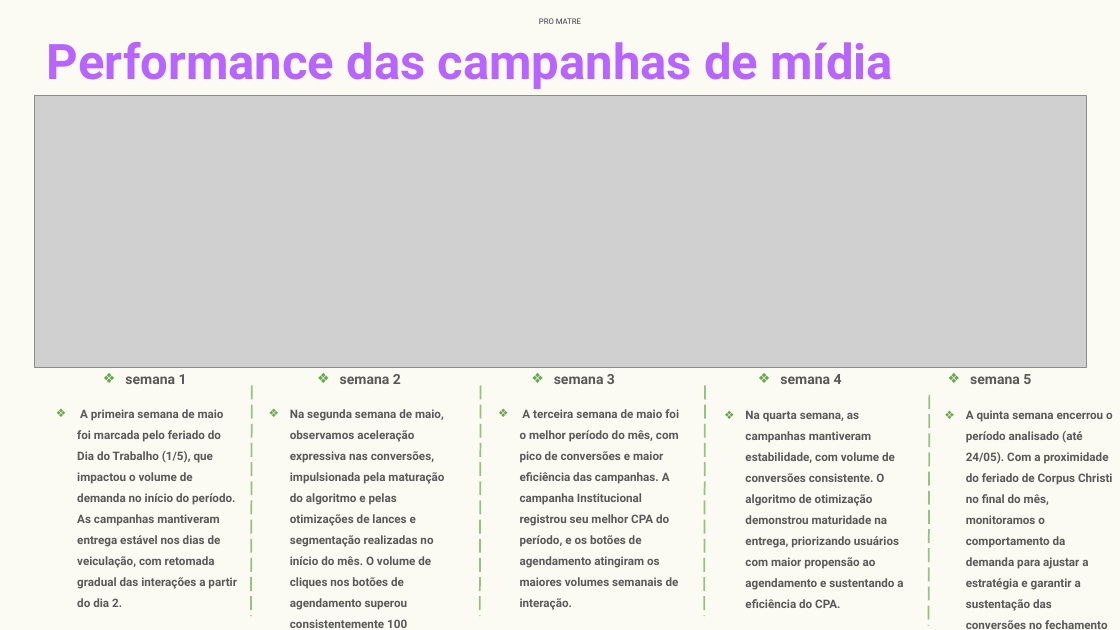
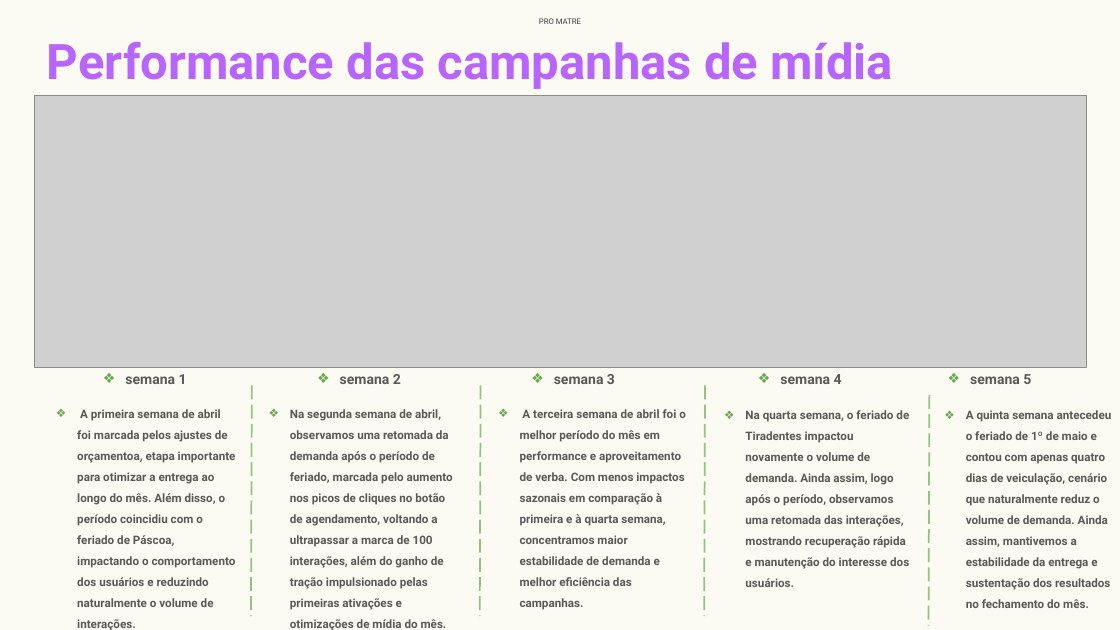
Before and after one commit to nataliamotoshima-sketch/ablab-reports, a slide deck: slide 7 of public/template.pptx. Drawn at 1120x630 pixels with LibreOffice and Linux fonts; fonts in the diff are those of the drawing; grey boxes stand for pictures; background and template pictures are left out. Boxes give left, top, right and bottom in pixels: in the first picture for what was removed or moved away, otherwise in the second. Text is boxed around its words. In the diff, an @@ line names an element or a change of style, - is before the commit and + after.

```diff
--- a/public/template.pptx
+++ b/public/template.pptx
@@ text at [77,409,236,630]: text changed @@
-❖ A primeira semana de maio foi marcada pelo feriado do Dia do Trabalho (1/5), que impactou o volume de demanda no início do período. As campanhas mantiveram entrega estável nos dias de veiculação, com retomada gradual das interações a partir do dia 2.
+❖ A primeira semana de abril foi marcada pelos ajustes de orçamentoa, etapa importante para otimizar a entrega ao longo do mês. Além disso, o período coincidiu com o feriado de Páscoa, impactando o comportamento dos usuários e reduzindo naturalmente o volume de interações.
@@ text at [290,409,453,630]: text changed @@
-❖ Na segunda semana de maio, observamos aceleração expressiva nas conversões, impulsionada pela maturação do algoritmo e pelas otimizações de lances e segmentação realizadas no início do mês. O volume de cliques nos botões de agendamento superou consistentemente 100 interações por dia.
+❖ Na segunda semana de abril, observamos uma retomada da demanda após o período de feriado, marcada pelo aumento nos picos de cliques no botão de agendamento, voltando a ultrapassar a marca de 100 interações, além do ganho de tração impulsionado pelas primeiras ativações e otimizações de mídia do mês.
@@ text at [520,430,684,610]: text changed @@
-❖ A terceira semana de maio foi o melhor período do mês, com pico de conversões e maior eficiência das campanhas. A campanha Institucional registrou seu melhor CPA do período, e os botões de agendamento atingiram os maiores volumes semanais de interação.
+❖ A terceira semana de abril foi o melhor período do mês em performance e aproveitamento de verba. Com menos impactos sazonais em comparação à primeira e à quarta semana, concentramos maior estabilidade de demanda e melhor eficiência das campanhas.
@@ text at [745,431,909,587]: text changed @@
-❖ Na quarta semana, as campanhas mantiveram estabilidade, com volume de conversões consistente. O algoritmo de otimização demonstrou maturidade na entrega, priorizando usuários com maior propensão ao agendamento e sustentando a eficiência do CPA.
+❖ Na quarta semana, o feriado de Tiradentes impactou novamente o volume de demanda. Ainda assim, logo após o período, observamos uma retomada das interações, mostrando recuperação rápida e manutenção do interesse dos usuários.
@@ text at [966,431,1110,608]: text changed @@
-❖ A quinta semana encerrou o período analisado (até 24/05). Com a proximidade do feriado de Corpus Christi no final do mês, monitoramos o comportamento da demanda para ajustar a estratégia e garantir a sustentação das conversões no fechamento de maio.
+❖ A quinta semana antecedeu o feriado de 1º de maio e contou com apenas quatro dias de veiculação, cenário que naturalmente reduz o volume de demanda. Ainda assim, mantivemos a estabilidade da entrega e sustentação dos resultados no fechamento do mês.
```
Also in this commit, not shown: 9 other slides changed.
